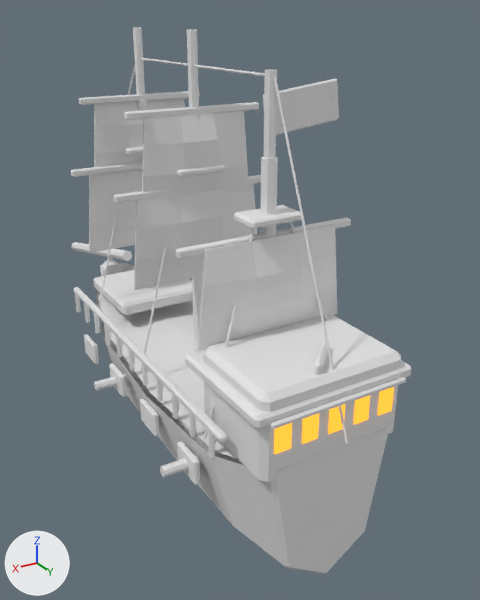
An edit to the FBX model Assets/Desktopirates/Resources/Models/EnemyShipsV04/enemy_corsair_v04.fbx, drawn before and after from the same camera.
Rendered twice from a 50 mm lens placed at (1.95, 3.81, 2.64), pointed at (-0.42, -0.14, 0.66). The lights are fixed; the arrows at lower left show +X, +Y and +Z. The picture after the commit comes second. Where no turn or scale is listed for an object, it has been applied to the vertices.

Objects in the first picture: 'Corsair_Identity_Flag', 'Enemy_Corsair_Deck', 'Enemy_Corsair_Hull', 'Forecastle_Deck', 'Mast_3_Lower', 'Sail_1_1', 'Sail_1_2', 'Sail_2_1', 'Sail_2_2', 'Sail_3_1', 'Stern_Gallery_Window_1', 'Stern_Gallery_Window_2', 'Stern_Gallery_Window_3', 'Stern_Gallery_Window_4', 'Stern_Gallery_Window_5', 'Stern_GreatCabin', 'Stern_Quarterdeck' and 43 more.
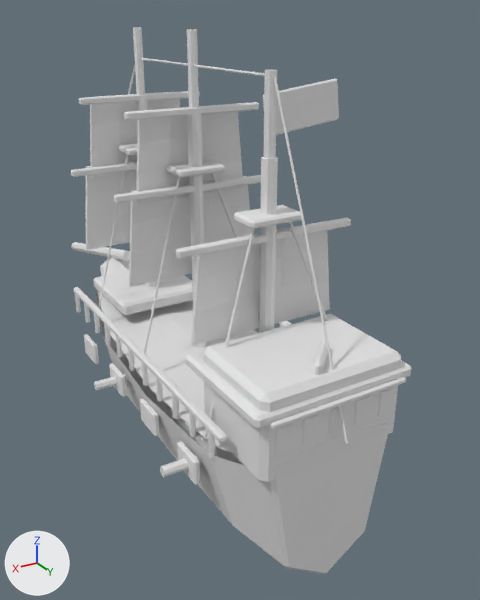
The edits, one by one:
In material 'GlassGlow_v03' (mat_glassglow_v03), emission_color is no longer (1.0, 0.35, 0.025), orange #ffa02c.
In material 'GlassGlow_v03' (mat_glassglow_v03), emission_strength is no longer 1.4.
Material 'GlassGlow_v03' (mat_glassglow_v03) changes colour from orange #ffa02c to white #e7e7e7; in linear values from (1.0, 0.35, 0.025) to (0.8, 0.8, 0.8).
me_sail_1_1_mesh is used by ob_sail_1_1; location (0.0, 0.0, 0.0).
me_sail_1_1_mesh had 32 vertices, 30 faces and spanned x -0.48..0.48, y -0.854..-0.777, z 0.991..1.617.
me_sail_1_1_mesh now has 32 vertices, 30 faces and spans x -0.481..0.481, y -0.999..-0.91, z 0.989..1.619.
me_sail_1_1_mesh part 4: 32 of 32 vertices moved; they spanned x -0.48..0.48, y -0.854..-0.777, z 0.991..1.617 and now span x -0.481..0.481, y -0.999..-0.91, z 0.989..1.619; mean shift (0.0, -0.106, 0.0).
me_sail_1_2_mesh is used by ob_sail_1_2; location (0.0, 0.0, 0.0).
me_sail_1_2_mesh had 32 vertices, 30 faces and spanned x -0.391..0.391, y -0.854..-0.777, z 1.539..2.1.
me_sail_1_2_mesh now has 32 vertices, 30 faces and spans x -0.392..0.392, y -0.999..-0.91, z 1.536..2.102.
me_sail_1_2_mesh part 2: 32 of 32 vertices moved; they spanned x -0.391..0.391, y -0.854..-0.777, z 1.539..2.1 and now span x -0.392..0.392, y -0.999..-0.91, z 1.536..2.102; mean shift (0.0, -0.106, 0.0).
me_sail_2_1_mesh is used by ob_sail_2_1; location (0.0, 0.0, 0.0).
me_sail_2_1_mesh had 32 vertices, 30 faces and spanned x -0.48..0.48, y 0.007..0.085, z 0.991..1.617.
me_sail_2_1_mesh now has 32 vertices, 30 faces and spans x -0.481..0.481, y -0.137..-0.048, z 0.989..1.619.
me_sail_2_1_mesh part 1: 32 of 32 vertices moved; they spanned x -0.48..0.48, y 0.007..0.085, z 0.991..1.617 and now span x -0.481..0.481, y -0.137..-0.048, z 0.989..1.619; mean shift (0.0, -0.106, 0.0).
me_sail_3_1_mesh is used by ob_sail_3_1; location (0.0, 0.0, 0.0).
me_sail_3_1_mesh had 32 vertices, 30 faces and spanned x -0.48..0.48, y 0.9..0.977, z 0.945..1.519.
me_sail_3_1_mesh now has 32 vertices, 30 faces and spans x -0.481..0.481, y 0.756..0.845, z 0.942..1.522.
me_sail_3_1_mesh part 5: 32 of 32 vertices moved; they spanned x -0.48..0.48, y 0.9..0.977, z 0.945..1.519 and now span x -0.481..0.481, y 0.756..0.845, z 0.942..1.522; mean shift (0.0, -0.106, 0.0).
me_sail_2_2_mesh is used by ob_sail_2_2; location (0.0, 0.0, 0.0).
me_sail_2_2_mesh had 32 vertices, 30 faces and spanned x -0.391..0.391, y 0.008..0.085, z 1.539..2.1.
me_sail_2_2_mesh now has 32 vertices, 30 faces and spans x -0.392..0.392, y -0.137..-0.048, z 1.536..2.102.
me_sail_2_2_mesh part 6: 32 of 32 vertices moved; they spanned x -0.391..0.391, y 0.008..0.085, z 1.539..2.1 and now span x -0.392..0.392, y -0.137..-0.048, z 1.536..2.102; mean shift (0.0, -0.106, 0.0).
me_enemy_corsair_hull_deckmesh is used by ob_enemy_corsair_deck; location (0.0, 0.0, 0.0).
me_enemy_corsair_hull_deckmesh had 15 vertices, 8 faces and spanned x -0.52..0.52, y -1.2..1.54, z 0.37..0.55.
me_enemy_corsair_hull_deckmesh now has 18 vertices, 10 faces and spans x -0.52..0.52, y -1.63..1.54, z 0.41..0.64.
me_enemy_corsair_hull_deckmesh part 3: the whole mesh is rebuilt.

Location of each change, [x1, y1, x2, y2] in pixels of the pictures (480 x 600 px):
'Sail_3_1', reshaped
    before: [198, 225, 337, 351]
    after: [191, 221, 330, 346]
'Sail_2_1', reshaped
    before: [134, 184, 257, 290]
    after: [129, 176, 251, 286]
'Sail_2_2', reshaped
    before: [142, 111, 249, 195]
    after: [137, 111, 243, 203]
'Enemy_Corsair_Deck', reshaped (19% taller)
    before: [98, 295, 388, 470]
    after: [98, 258, 386, 466]
'Sail_1_1', reshaped
    before: [89, 169, 142, 253]
    after: [86, 161, 137, 250]
'Sail_1_2', reshaped
    before: [94, 98, 185, 170]
    after: [90, 92, 181, 177]
'Stern_Gallery_Window_1', recoloured, surface changed
    both: [274, 423, 292, 454]
'Stern_Gallery_Window_2', recoloured, surface changed
    both: [302, 413, 319, 444]
'Stern_Gallery_Window_4', recoloured, surface changed
    both: [353, 395, 370, 425]
'Stern_Gallery_Window_5', recoloured, surface changed
    both: [377, 387, 394, 416]
'Stern_Gallery_Window_3', recoloured, surface changed
    both: [328, 404, 345, 434]
'Mast_2_Lower', unchanged, uncovered by the edit
    before: [192, 113, 203, 352]
    after: [187, 113, 206, 348]
